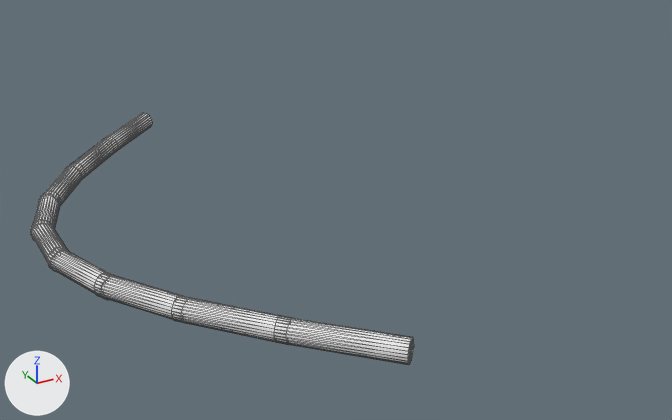
Before and after pictures for a commit that changed the OBJ model assets/elexhub/provisional/meshes/wrist__brown.obj.
The view is the same before and after, from a 50 mm camera at (-0.0406, -0.0605, -0.0133) aimed at (-0.0211, -0.025, -0.031). Arrows for +X, +Y and +Z are at lower left; the lights stay in place. The picture after the commit comes second. Mesh edges are drawn as thin lines. Where no turn or scale is listed for an object, it has been applied to the vertices.

Names of what the first picture shows: 'wrist__brown'.
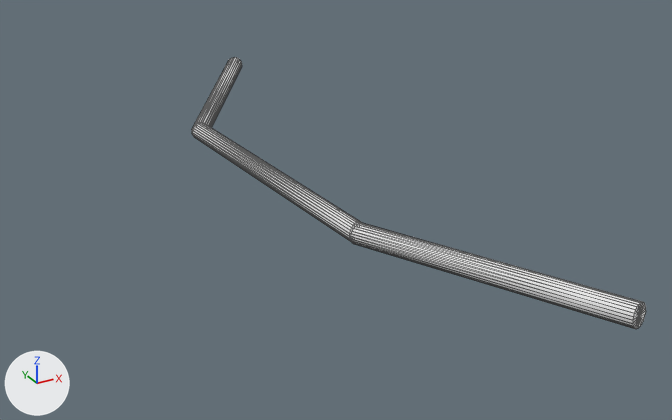
Boxes (x1, y1, x2, y2) around the edits, measured in the pictures (672 x 420 px; the box of a moved part takes in the faces that stretch with it):
'wrist__brown', reshaped (18% wider, 8% taller)
    before: (31, 113, 414, 365)
    after: (192, 57, 646, 329)
part 1 of me_wrist__brown, moved or reshaped
    before: (101, 113, 152, 153)
    after: (194, 57, 242, 128)
part 2 of me_wrist__brown, moved or reshaped
    before: (31, 191, 60, 242)
    after: (192, 123, 362, 245)
part 3 of me_wrist__brown, moved or reshaped
    before: (274, 317, 414, 365)
    after: (349, 223, 646, 329)
part 4 of me_wrist__brown, deleted
    before: (31, 137, 291, 345)

The change, as a list of edits to the scene's bpy script:
```text
Change me_wrist__brown:
    used by ob_wrist__brown; location = (0.0, 0.0, 0.0)
    remove me_wrist__brown.from_pydata(...)  # 450 vertices, 864 faces; spans x -0.0344..-0.0245, y -0.0375..-0.0075, z -0.0315..-0.0305
    add me_wrist__brown.from_pydata(...)  # 150 vertices, 288 faces; spans x -0.0236..-0.0166, y -0.0412..-0.0032, z -0.031..-0.029
    me_wrist__brown part 1: the loose piece of 50 vertices spanning x -0.0286..-0.0245, y -0.0117..-0.0075, z -0.0315..-0.0305 is multiplied about its middle by the matrix ((1.454, 0.316, 0.0), (0.88, 1.716, -0.11), (0.098, 0.191, 0.994)), then moved by (0.0064, 0.0015, 0.001)
    me_wrist__brown part 2: the loose piece of 50 vertices spanning x -0.0344..-0.0323, y -0.0213..-0.0173, z -0.0315..-0.0305 is multiplied about its middle by the matrix ((0.865, -0.561, 0.0), (1.384, 3.977, 0.0), (0.0, 0.0, 1.0)), then moved by (0.0107, -0.0014, 0.0005)
    me_wrist__brown part 3: the loose piece of 50 vertices spanning x -0.0286..-0.0245, y -0.0375..-0.0333, z -0.0315..-0.0305 is multiplied about its middle by the matrix ((1.253, 0.064, 0.0), (-1.495, 2.015, 0.082), (0.123, -0.166, 0.997)), then moved by (0.0064, 0.0005, 0.001)
    me_wrist__brown part 4: 6 loose pieces with 300 vertices, spanning x -0.0344..-0.0275, y -0.0343..-0.0107, z -0.0315..-0.0305, are deleted
```
